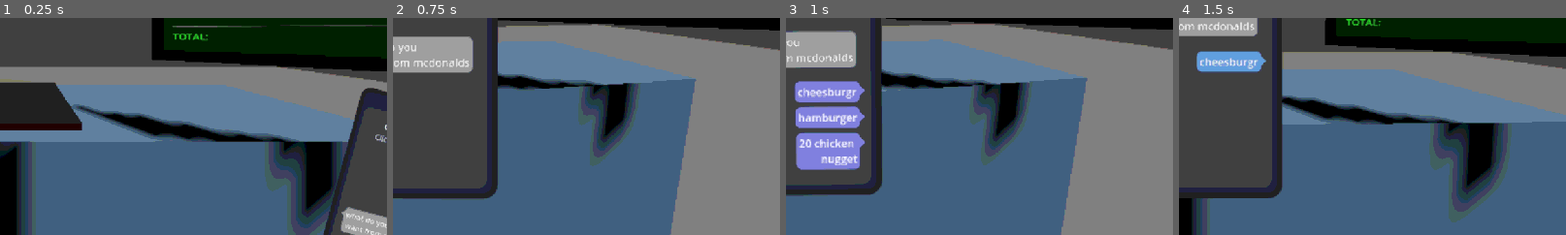
Above: before the commit, frames 1-4 (left to right).
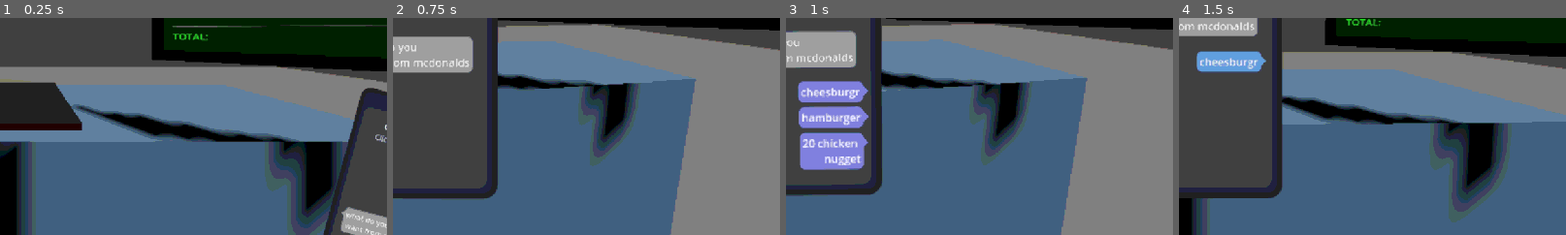
Above: after the commit, the same moments.

Repository: Filkspline/LastShift
Game: Godot game, scene res://scenes/testmain.tscn
The game is run twice, just before and just after one commit, with the same random seed, the same clock (stepped at 60 frames per second) and the same inputs.
Inputs (mouse positions are % of the whole screen's width and height, from its top left):
- Up to frame 1 (0.25 s): no input
- Up to frame 2 (0.75 s): click (98, 92) at 0.5 s
- Up to frame 3 (1 s): no input
- Up to frame 4 (1.5 s): click (54, 65) at 1.27 s
The pictures show only the part of the screen within x 48-97%, y 47-97%; the shares and areas given below are measured in that part.

Frames 1-2 are identical in both runs. In frame 3, 2.5% of the frame differs, in the area x 2-22%, y 28-71%; in frame 4, nothing differs.

Commit message:
node setup for rpg msg boxes

Diff:
--- a/last-shift-ver-1/scenes/phone.tscn
+++ b/last-shift-ver-1/scenes/phone.tscn
@@ -85,6 +85,7 @@
 char_width_of_box = 12
 slide_to_the_right = -60.0
 offset = Vector2(-80, -30)
+choices_offset = Vector2(-85, 0)
 
 [node name="Notch" type="Panel" parent="PhoneBody"]
 layout_mode = 0
--- a/last-shift-ver-1/wSMS/message_queue.tscn
+++ b/last-shift-ver-1/wSMS/message_queue.tscn
@@ -41,9 +41,12 @@
 
 [node name="ChoiceSelect" parent="." instance=ExtResource("4_fe37w")]
 layout_mode = 1
-anchors_preset = 0
-anchor_top = 0.0
-anchor_bottom = 0.0
-grow_vertical = 1
+anchors_preset = 7
+anchor_left = 0.5
+anchor_top = 1.0
+anchor_right = 0.5
+anchor_bottom = 1.0
+grow_horizontal = 2
+grow_vertical = 0
 
 [connection signal="play_from" from="Scenes" to="." method="_play_scene"]
--- /dev/null
+++ b/last-shift-ver-1/wSMS/rpg_message_display.gd
@@ -0,0 +1,11 @@
+extends Control
+
+@onready var queue = $MessageQueue
+
+func _ready():
+	var choicebox: ChoiceSelect = $MessageQueue/ChoiceSelect
+	choicebox.echo_choice_names = false
+
+
+	queue.load_file("npc_dialogue_test.txt")
+	queue.play_from_scene("a")
--- a/last-shift-ver-1/wSMS/rpg_message_display.tscn
+++ b/last-shift-ver-1/wSMS/rpg_message_display.tscn
@@ -1,18 +1,29 @@
-[gd_scene load_steps=2 format=3 uid="uid://dsfqmkxk5jy07"]
+[gd_scene load_steps=5 format=3 uid="uid://dsfqmkxk5jy07"]
 
-[ext_resource type="Script" uid="uid://ce06niwnpb8ue" path="res://wSMS/message_queue.gd" id="1_xi8u0"]
+[ext_resource type="Script" uid="uid://fcnit0n34b17" path="res://wSMS/rpg_message_display.gd" id="1_wroxi"]
+[ext_resource type="PackedScene" uid="uid://b8j65ecv303q1" path="res://wSMS/widgets/rpg_style/rpg_text_box.tscn" id="2_1efgo"]
+[ext_resource type="PackedScene" uid="uid://b41eclpfyicld" path="res://wSMS/message_queue.tscn" id="2_qt6ip"]
+[ext_resource type="PackedScene" uid="uid://dfd8djcmukikj" path="res://wSMS/widgets/rpg_style/rpg_choice_button.tscn" id="4_13jf6"]
 
 [node name="RpgMessageDisplay" type="Control"]
 layout_mode = 3
-anchors_preset = 15
-anchor_right = 1.0
-anchor_bottom = 1.0
+anchors_preset = 8
+anchor_left = 0.5
+anchor_top = 0.5
+anchor_right = 0.5
+anchor_bottom = 0.5
 grow_horizontal = 2
 grow_vertical = 2
+script = ExtResource("1_wroxi")
 
-[node name="MessageQueue" type="Control" parent="."]
-anchors_preset = 0
-offset_right = 40.0
-offset_bottom = 40.0
-script = ExtResource("1_xi8u0")
-metadata/_custom_type_script = "uid://ce06niwnpb8ue"
+[node name="MessageQueue" parent="." instance=ExtResource("2_qt6ip")]
+layout_mode = 1
+offset_left = -364.0
+offset_top = 26.0
+offset_right = -364.0
+offset_bottom = 26.0
+text_scene = ExtResource("2_1efgo")
+choice_button_scene = ExtResource("4_13jf6")
+cap_max_messages = true
+time_between_messages = 4.0
+choices_offset = Vector2(200, 70)
--- a/last-shift-ver-1/wSMS/widgets/rpg_style/rpg_text_box.gd
+++ b/last-shift-ver-1/wSMS/widgets/rpg_style/rpg_text_box.gd
@@ -15,5 +15,5 @@
 	chars = text.length() if text.length()<= max_chars else max_chars
 	$Box/Label.add_theme_font_size_override("normal_font_size", font_size)
 
-func _clipped_pos()->float: return $Box.position.x - $Box.size.x-16
+func _clipped_pos()->float: return position.x - $Box.size.x-16
 func slide(x_change: int): slide_amnt = x_change
Not shown, added: last-shift-ver-1/wSMS/resources/scripts/npc_dialogue_test.txt
Not shown, added: last-shift-ver-1/wSMS/rpg_message_display.gd.uid
